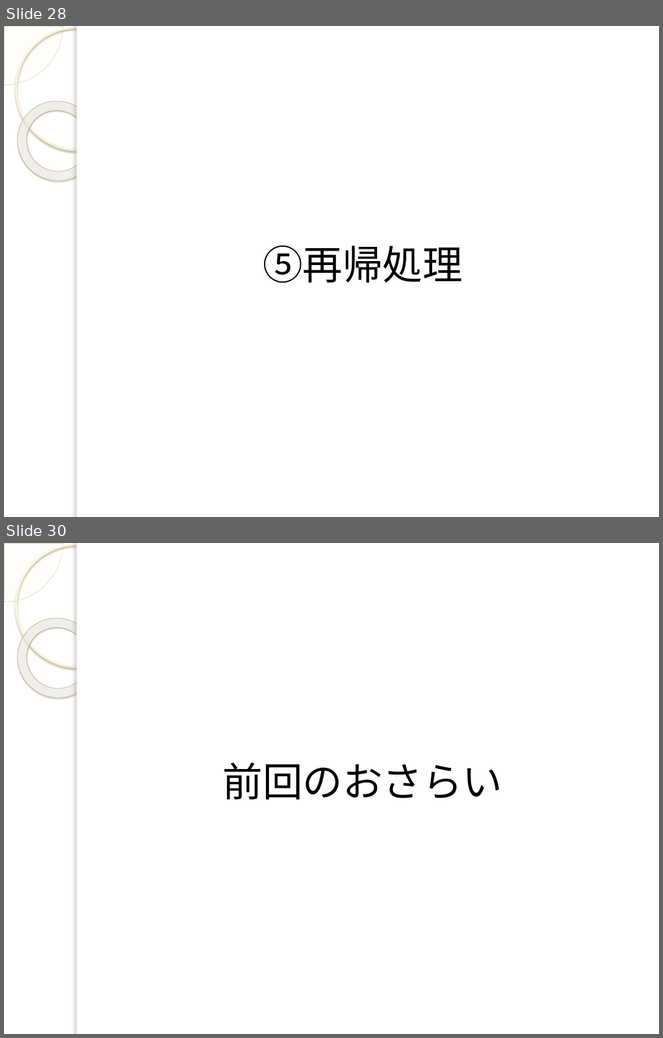
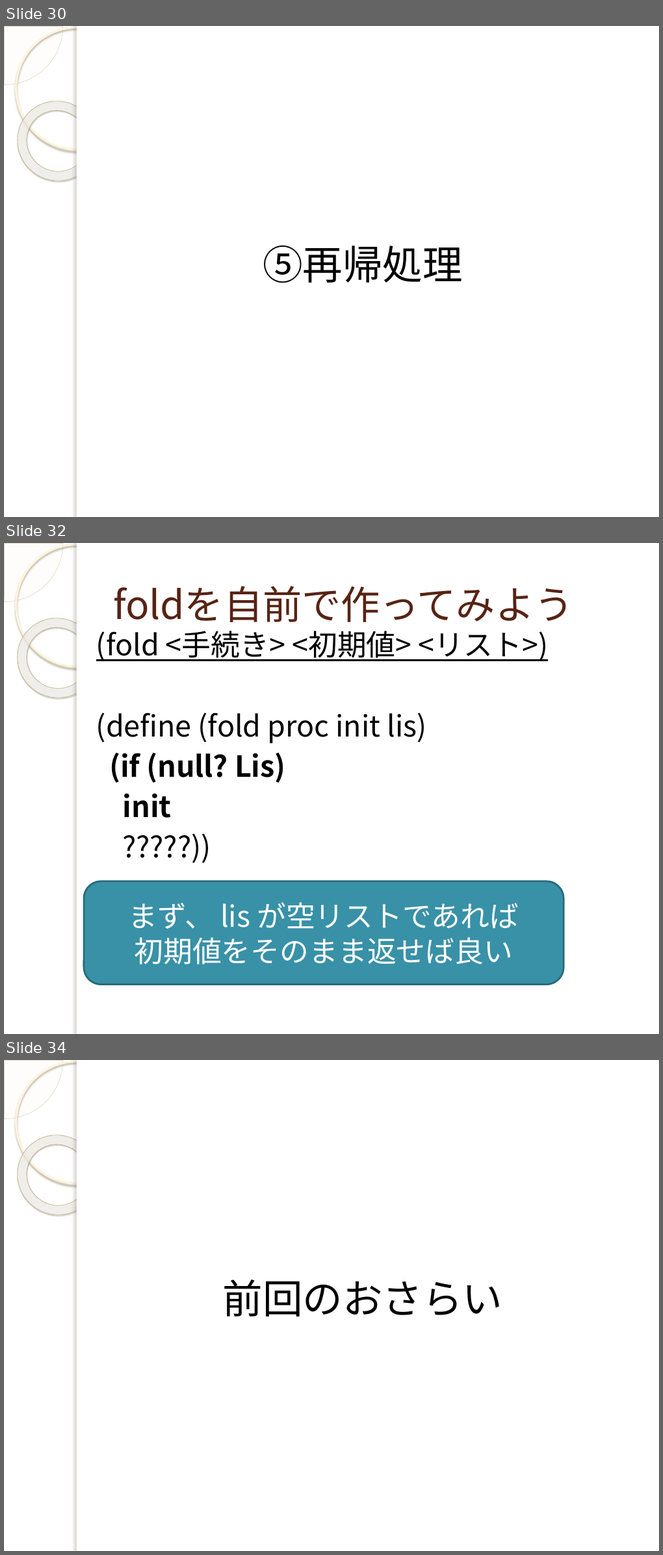
Before and after one commit to yuridonus/FEstudy, a slide deck: scheme.pptx. Shown one above the other, each under a label of ours: slides 28 and 30 before the commit, slides 30, 32 and 34 after it; the slides between them are not shown. The pictures are 663x1038 and 663x1555 pixels, drawn with LibreOffice and Linux fonts; fonts in the diff are those of the drawing; background and template pictures are left out. Boxes give left, top, right and bottom in pixels: in the first picture for what was removed or moved away, otherwise in the second. Text is boxed around its words. In the diff, an @@ line names an element or a change of style, - is before the commit and + after.

```diff
--- a/scheme.pptx
+++ b/scheme.pptx
@@ slide 32 added at [4,543,659,1034], background picture (left out); not listed: 5 template elements that a slide beside it also shows @@
@@ title added at [113,586,573,622], 43 pt, text #572314 @@
+foldを自前で作ってみよう
@@ text added at [96,631,549,818], 32 pt, text #000000 @@
+(fold <手続き> <初期値> <リスト>)
+(define (fold proc init lis)
+(if (null? Lis)
+init
+?????))
@@ rounded rectangle added at [84,882,564,984], fill #3891A7, outline #296B7C 2 pt, 32 pt, text #FFFFFF @@
+まず、 lis が空リストであれば
+初期値をそのまま返せば良い
@@ what was slide 28 is now slide 30 @@
@@ what was slide 30 is now slide 34 @@
```
Also in this commit, not shown: 3 slides changed, 4 other slides added, 1 slide removed.
